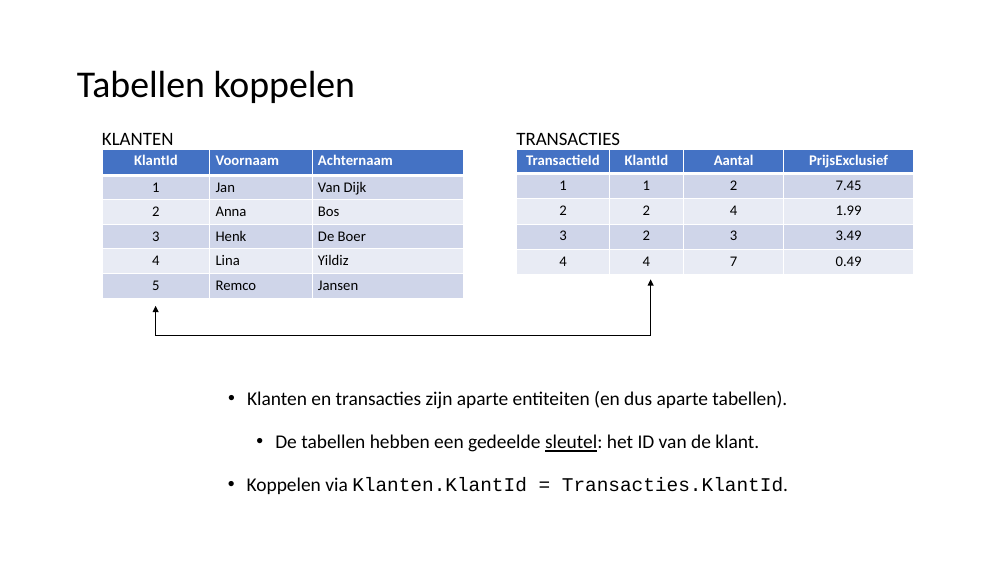
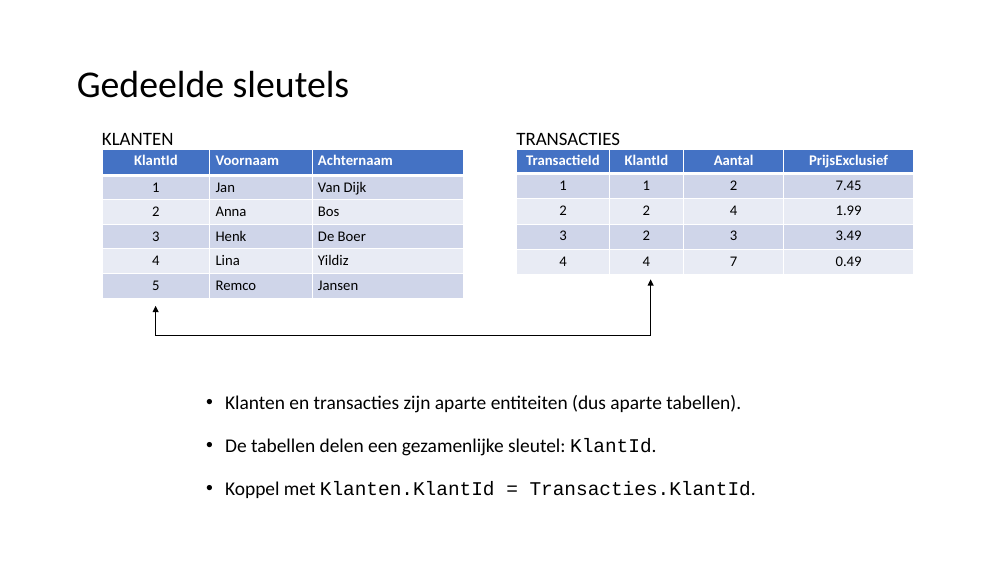
Before and after one commit to LFKoning/knowledge-sharing, a slide deck: slide 37 of sql_course_2p/1_basics/1_basics.pptx. Drawn at 1008x567 pixels with LibreOffice and Linux fonts; fonts in the diff are those of the drawing. Boxes give left, top, right and bottom in pixels: in the first picture for what was removed or moved away, otherwise in the second. Text is boxed around its words. In the diff, an @@ line names an element or a change of style, - is before the commit and + after.

```diff
--- a/sql_course_2p/1_basics/1_basics.pptx
+++ b/sql_course_2p/1_basics/1_basics.pptx
@@ title at [77,70,350,98]: text changed @@
-Tabellen koppelen
+Gedeelde sleutels
@@ text at [225,395,756,498]: text changed @@
-• Klanten en transacties zijn aparte entiteiten (en dus aparte tabellen).
-• De tabellen hebben een gedeelde sleutel: het ID van de klant.
-• Koppelen via Klanten.KlantId = Transacties.KlantId.
+• Klanten en transacties zijn aparte entiteiten (dus aparte tabellen).
+• De tabellen delen een gezamenlijke sleutel: KlantId.
+• Koppel met Klanten.KlantId = Transacties.KlantId.
```
Also in this commit, not shown: 31 other slides changed, 3 slides added, 3 slides removed, 14 other files.
